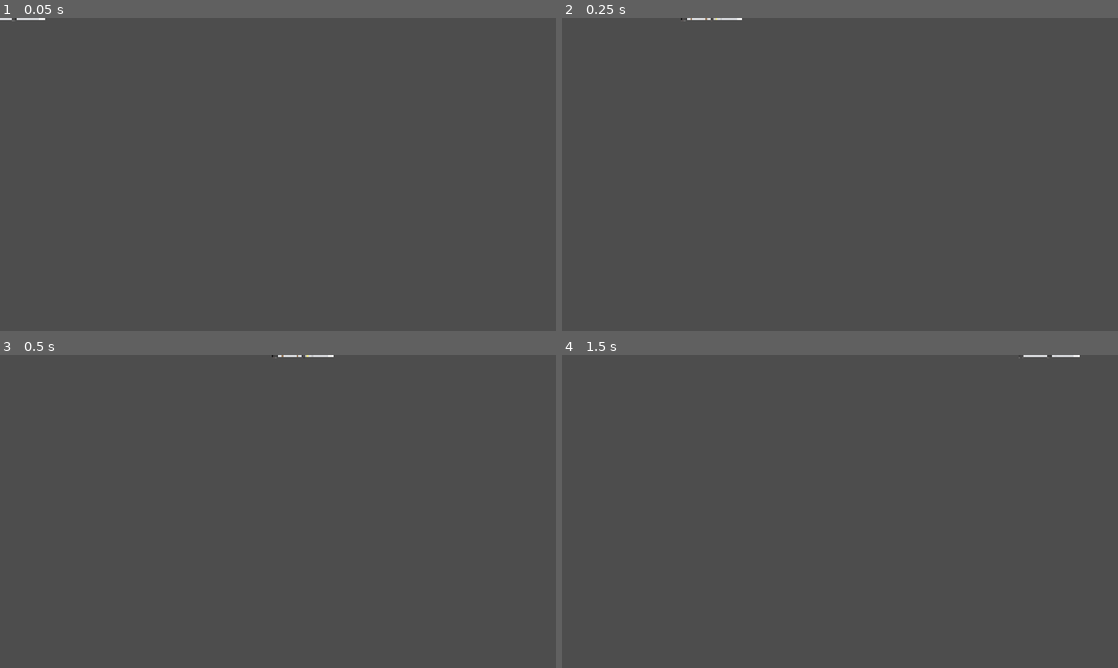
Above: before the commit, frames 1-4 (two rows, left to right).
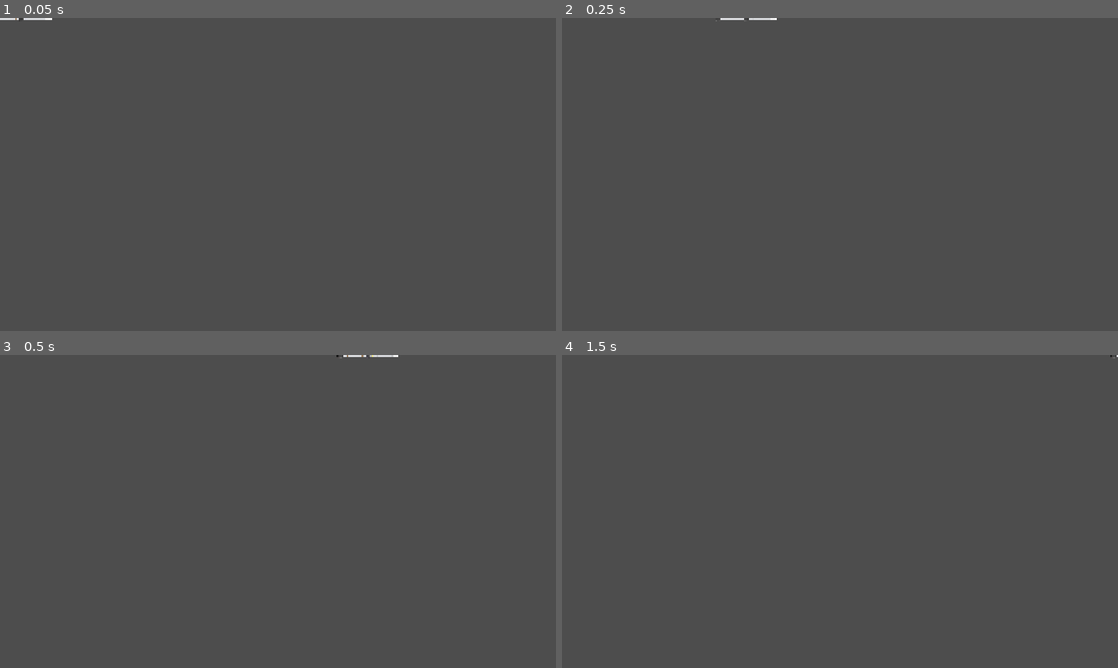
Above: after the commit, the same moments.

Repository: TheGoldenWombat/GoatPicker
Game: Godot game, scene res://projectile.tscn
Two runs of this game, one before a commit and one after it. Both use one fixed random seed, a clock stepped at 60 frames per second and the inputs below. This scene is started directly instead of the project's main scene.
Inputs:
- Up to frame 1 (0.05 s): no input
- Up to frame 2 (0.25 s): no input
- Up to frame 3 (0.5 s): no input
- Up to frame 4 (1.5 s): tap Enter at 0.5 s; tap Space at 1.25 s

The runs differ from the first frame. In frame 1, less than 0.1% of the frame differs, in the area x 2-10%, y 0-2%; in frame 2, less than 0.1%; in frame 3, 0.1%, in the area x 48-72%, y 0-2%; in frame 4, less than 0.1%.
Error before the commit: Invalid access to property or key 'target_crosshair' on a base object of type 'Nil'. (res://projectile.gd:73)
Error after the commit: Invalid access to property or key 'target_crosshair' on a base object of type 'Nil'. (res://projectile.gd:80)

Commit message:
Groundwork for missile sfx

Diff:
--- a/projectile.gd
+++ b/projectile.gd
@@ -1,14 +1,20 @@
 class_name Projectile
 extends Area2D
 
+# TODO CLEAN UP THIS WHOLE THING
+# LOTS OF UNNECESSARY COMPLEXITY FROM EXPERIMENTING
+
 @export var projectile_tip: TextureRect
 @export var projectile_body: ColorRect
+@export var launch_sfx: AudioStreamPlayer2D
+@export var cruising_sfx: AudioStreamPlayer2D
+@export var explosion_sfx: AudioStreamPlayer2D
 
 var target_racer: Racer
 var target: Area2D
 
-var max_speed: float = 500.00
-var boost_multiplier: float = 5.0
+var max_speed: float = 1000.00
+var boost_multiplier: float = 3.0
 var current_speed: float
 
 const LAUNCH_DRAG_FACTOR: float = 0.01
@@ -41,6 +47,7 @@
 func signal_on_hit() -> void:
 	emit_signal("on_hit", projectile_type)
 
+
 # Called when the node enters the scene tree for the first time.
 func _ready() -> void:
 	current_speed = max_speed * boost_multiplier # Initial boost
@@ -50,6 +57,7 @@
 # Called every frame. 'delta' is the elapsed time since the previous frame.
 func _physics_process(delta: float) -> void:
 
+
 	# Move projectile toward target
 	if current_speed > max_speed:
 		var deceleration: float = max_speed * delta * boost_multiplier / 2.5
@@ -58,7 +66,6 @@
 	if current_speed <= max_speed * (boost_multiplier * 0.66):
 		if current_drag_factor <= CRUISING_DRAG_FACTOR:
 			current_drag_factor = lerp(current_drag_factor, CRUISING_DRAG_FACTOR, 0.005)
-			print(current_drag_factor)
 		var direction: Vector2 = global_position.direction_to(target.global_position)
 		var desired_velocity: Vector2 = direction * current_speed
 		var change: Vector2 = (desired_velocity - current_velocity) * current_drag_factor
@@ -80,6 +87,7 @@
 	print ("target: " + str(target))
 	print ("entered: " + str(area))
 	if area == target:
+		explosion_sfx.play()
 		target_racer.apply_projectile_effect(projectile_type)
 		target_racer.target_crosshair.hide()
 		target_racer.update_line()
--- a/projectile.tscn
+++ b/projectile.tscn
@@ -7,11 +7,28 @@
 [sub_resource type="CircleShape2D" id="CircleShape2D_qxf0c"]
 radius = 4.0
 
-[node name="Projectile" type="Area2D" node_paths=PackedStringArray("projectile_tip", "projectile_body") groups=["projectiles"]]
+[sub_resource type="AudioStreamRandomizer" id="AudioStreamRandomizer_dgwo2"]
+
+[sub_resource type="AudioStreamRandomizer" id="AudioStreamRandomizer_sxmqc"]
+
+[sub_resource type="AudioStreamPlaylist" id="AudioStreamPlaylist_2xblw"]
+loop = false
+stream_count = 2
+stream_0 = SubResource("AudioStreamRandomizer_dgwo2")
+stream_1 = SubResource("AudioStreamRandomizer_sxmqc")
+
+[sub_resource type="AudioStreamRandomizer" id="AudioStreamRandomizer_dac07"]
+
+[sub_resource type="AudioStreamRandomizer" id="AudioStreamRandomizer_0c7x6"]
+
+[node name="Projectile" type="Area2D" node_paths=PackedStringArray("projectile_tip", "projectile_body", "launch_sfx", "cruising_sfx", "explosion_sfx") groups=["projectiles"]]
 z_index = 50
 script = ExtResource("1_qxf0c")
 projectile_tip = NodePath("TextureRect")
 projectile_body = NodePath("ColorRect")
+launch_sfx = NodePath("Launch")
+cruising_sfx = NodePath("Cruising")
+explosion_sfx = NodePath("Explosion")
 
 [node name="ColorRect" type="ColorRect" parent="."]
 visible = false
@@ -56,4 +73,13 @@
 scale = Vector2(0.25, 0.25)
 texture = ExtResource("3_dgwo2")
 
+[node name="Launch" type="AudioStreamPlayer2D" parent="."]
+stream = SubResource("AudioStreamPlaylist_2xblw")
+
+[node name="Cruising" type="AudioStreamPlayer2D" parent="."]
+stream = SubResource("AudioStreamRandomizer_dac07")
+
+[node name="Explosion" type="AudioStreamPlayer2D" parent="."]
+stream = SubResource("AudioStreamRandomizer_0c7x6")
+
 [connection signal="area_entered" from="." to="." method="_on_area_entered"]
Not shown: 1 places in projectile.tscn that only renumber resources
